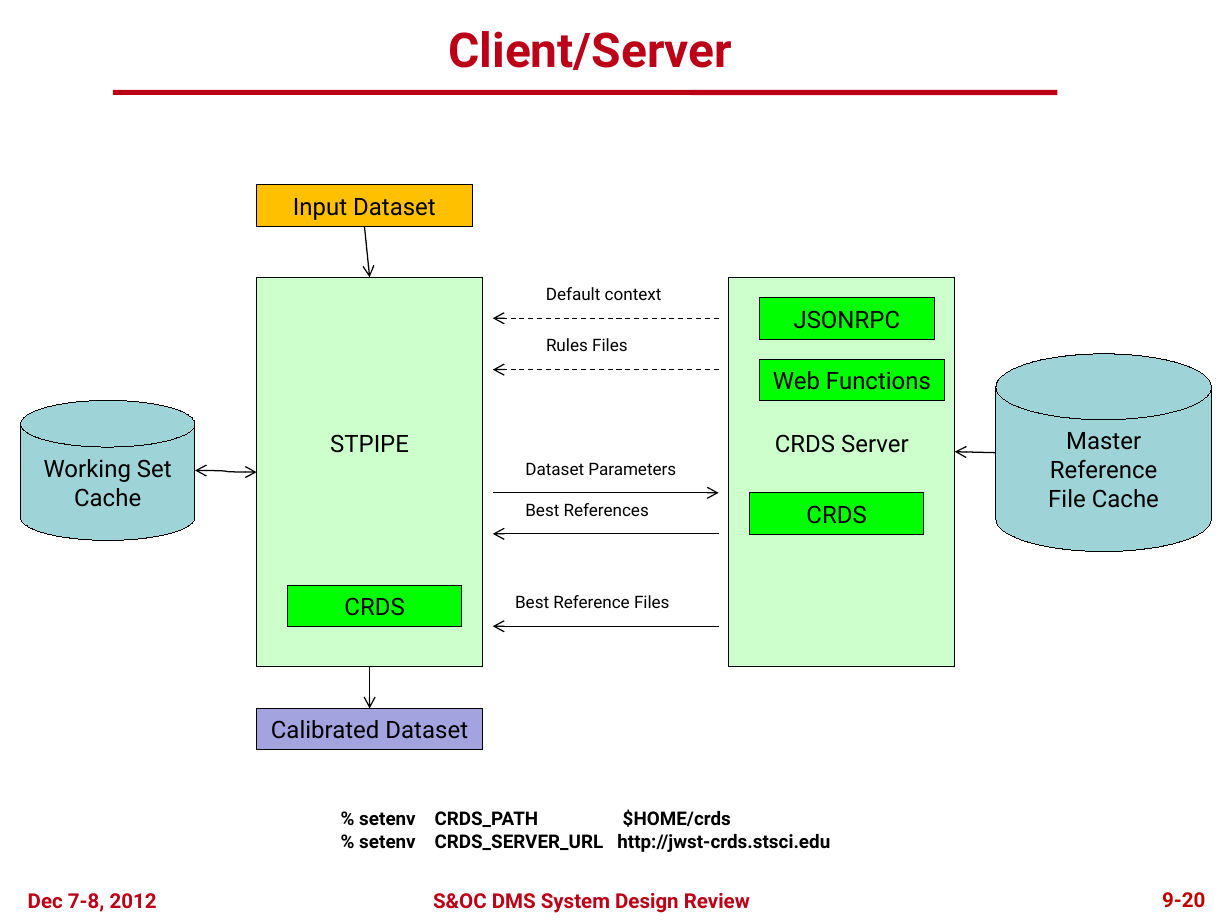
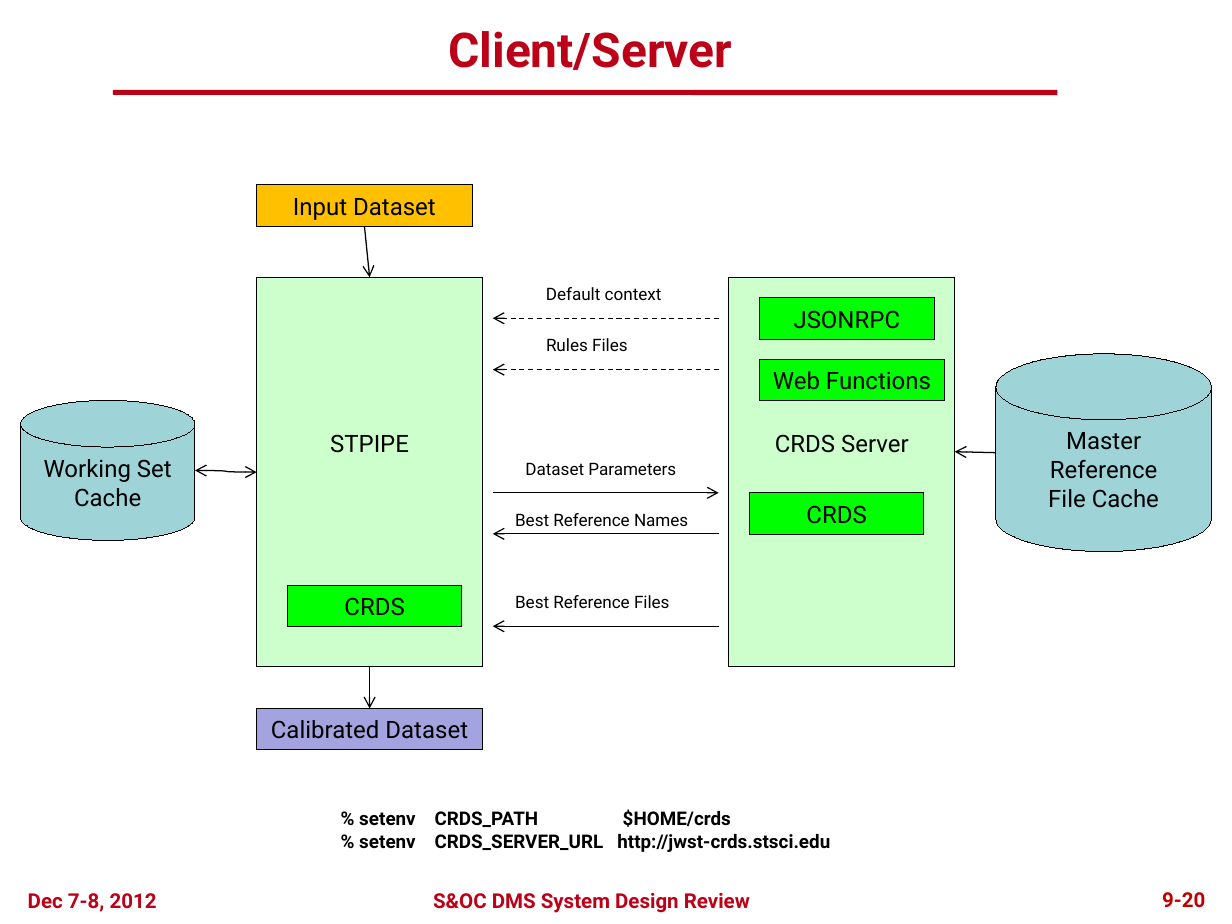
Before and after one commit to spacetelescope/crds, a slide deck: slide 19 of docs/DMS_SDR2_09_CRDS_final.pptx. Drawn at 1232x924 pixels with LibreOffice and Linux fonts; fonts in the diff are those of the drawing; background and template pictures are left out. Boxes give left, top, right and bottom in pixels: in the first picture for what was removed or moved away, otherwise in the second. Text is boxed around its words. In the diff, an @@ line names an element or a change of style, - is before the commit and + after.

```diff
--- a/docs/DMS_SDR2_09_CRDS_final.pptx
+++ b/docs/DMS_SDR2_09_CRDS_final.pptx
@@ text at [515, 513, 688, 526]: text changed @@
-Best References
+Best Reference Names
```
Also in this commit, not shown: 5 other slides changed.
